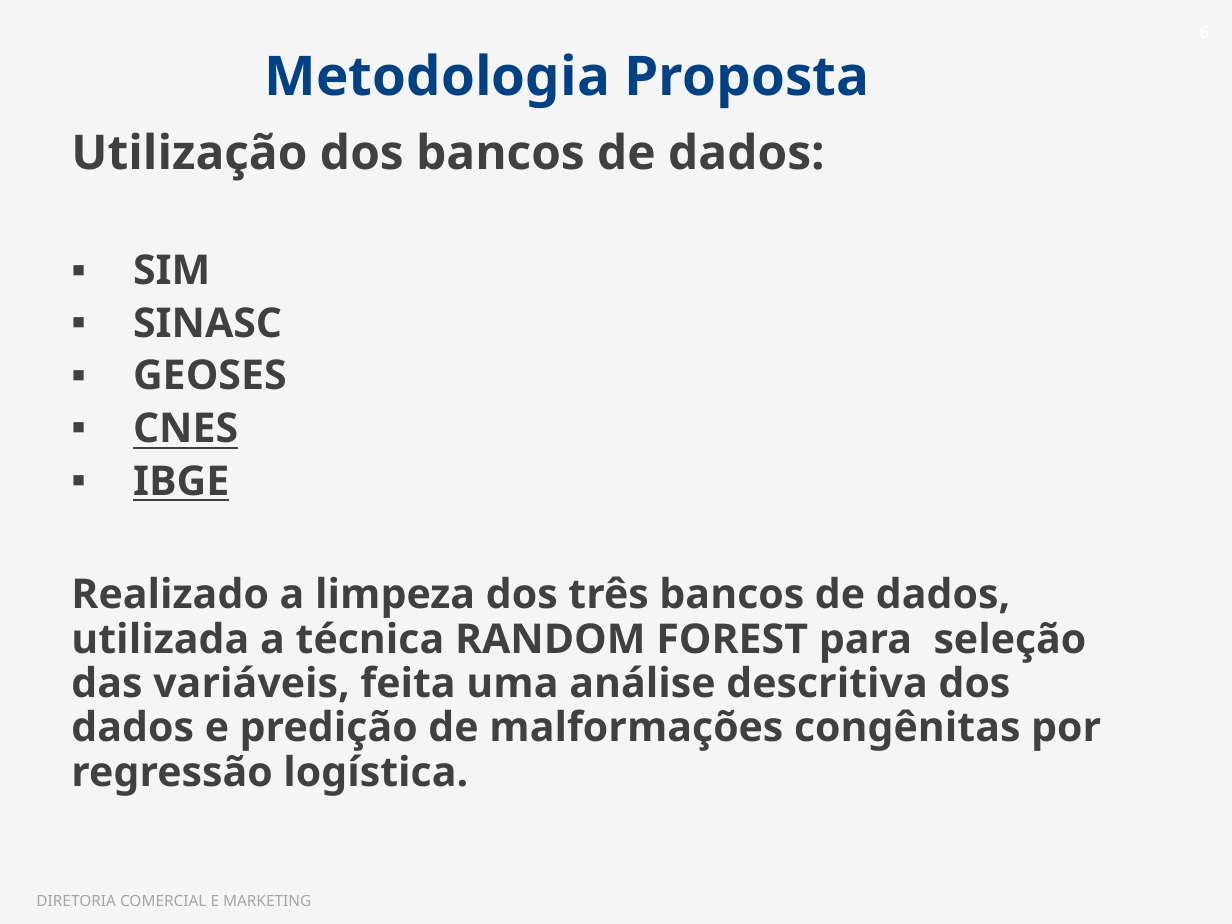
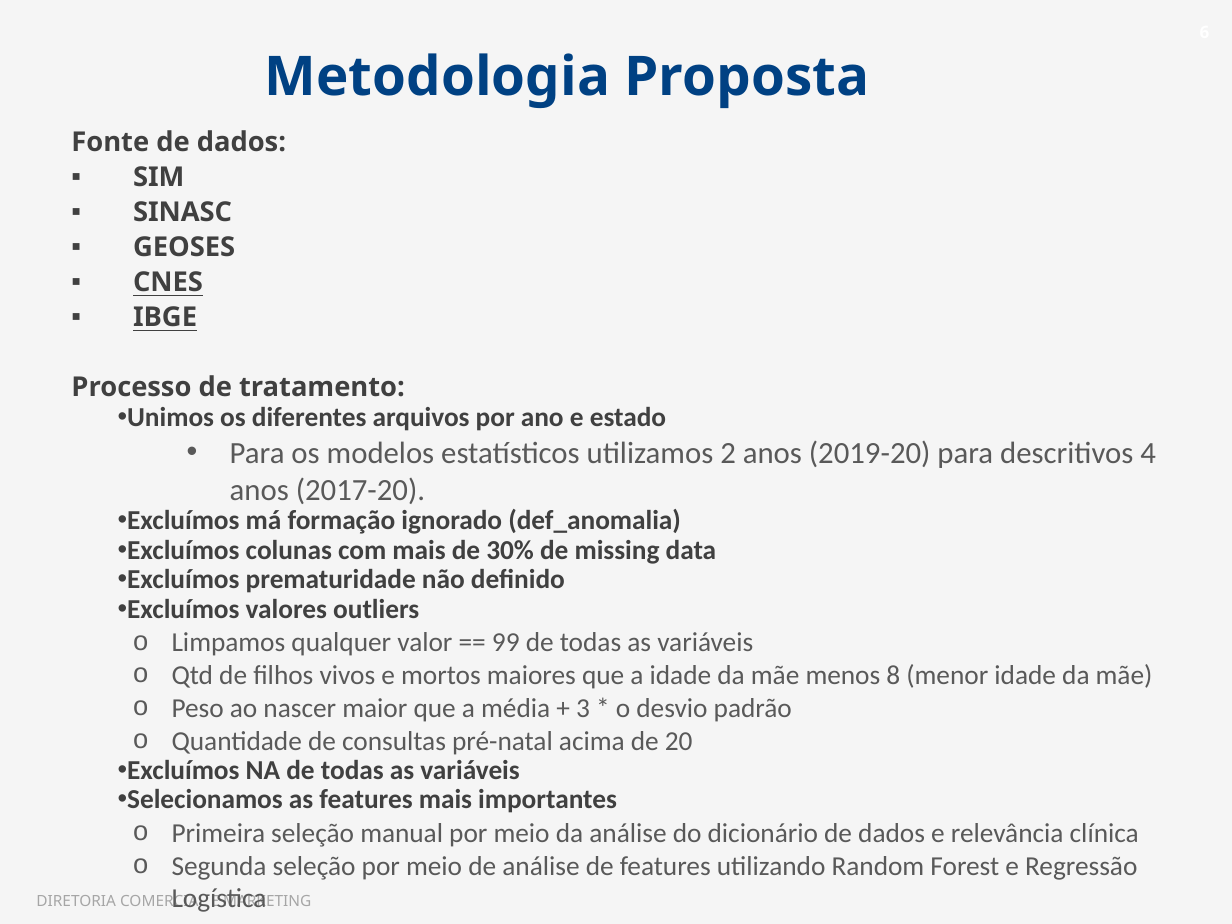
Before and after one commit to BrazilianDatathon2023/jornada-5, a slide deck: slide 6 of Apresentação Datathon.pptx. Drawn at 1232x924 pixels with LibreOffice and Linux fonts; fonts in the diff are those of the drawing; background and template pictures are left out. Boxes give left, top, right and bottom in pixels: in the first picture for what was removed or moved away, otherwise in the second. Text is boxed around its words. In the diff, an @@ line names an element or a change of style, - is before the commit and + after.

```diff
--- a/Apresentação Datathon.pptx
+++ b/Apresentação Datathon.pptx
@@ text at [71,130,286,152]: text changed; size 28 to 16 pt @@
-Utilização dos bancos de dados:
+Fonte de dados:
@@ text at [133,166,235,331]: size 24 to 16 pt in "SIM", "SINASC", "GEOSES", "CNES" and 1 more places; less space between paragraphs @@
@@ text at [71,375,1156,912]: text changed; size 24 to 16 pt; font Noto Sans to Calibri; text colour #404040 to #595959; bold off @@
-Realizado a limpeza dos três bancos de dados, utilizada a técnica RANDOM FOREST para seleção das variáveis, feita uma análise descritiva dos dados e predição de malformações congênitas por regressão logística.
+Processo de tratamento:
+• Unimos os diferentes arquivos por ano e estado
+  • Para os modelos estatísticos utilizamos 2 anos (2019-20) para descritivos 4 anos (2017-20).
+• Excluímos má formação ignorado (def_anomalia)
+• Excluímos colunas com mais de 30% de missing data
+• Excluímos prematuridade não definido
+• Excluímos valores outliers
+  o Limpamos qualquer valor == 99 de todas as variáveis
+  o Qtd de filhos vivos e mortos maiores que a idade da mãe menos 8 (menor idade da mãe)
+  o Peso ao nascer maior que a média + 3 * o desvio padrão
+  o Quantidade de consultas pré-natal acima de 20
+• Excluímos NA de todas as variáveis
+• Selecionamos as features mais importantes
+  o Primeira seleção manual por meio da análise do dicionário de dados e relevância clínica
+  o Segunda seleção por meio de análise de features utilizando Random Forest e Regressão Logística
```
Also in this commit, not shown: 2 other slides changed.
